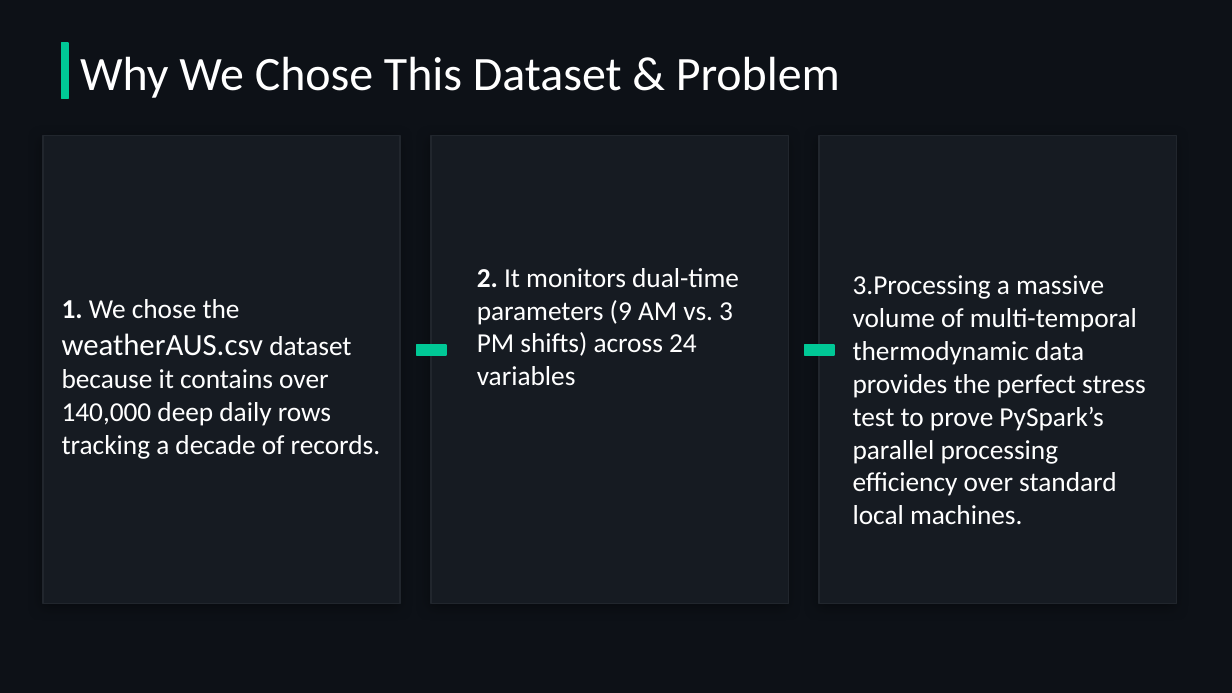
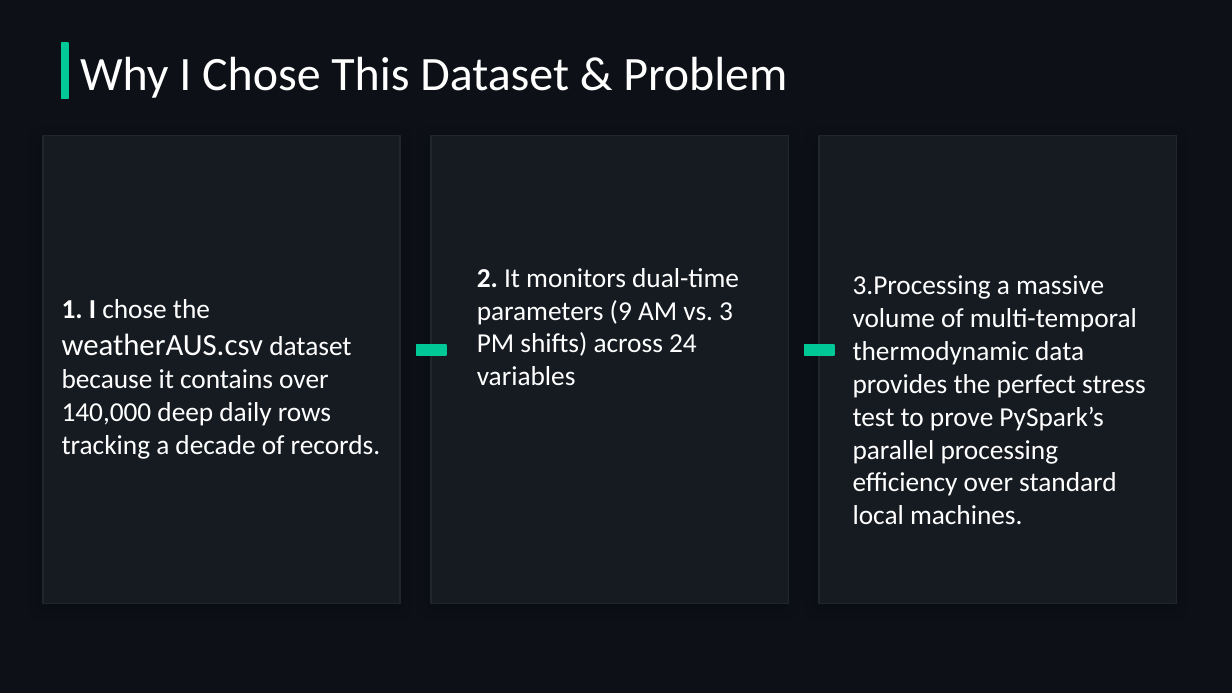
Before and after one commit to alexxksh/Big-Data-Weather-Analysis, a slide deck: slide 4 of weather_pipeline.pptx. Drawn at 1232x693 pixels with LibreOffice and Linux fonts; fonts in the diff are those of the drawing. Boxes give left, top, right and bottom in pixels: in the first picture for what was removed or moved away, otherwise in the second. Text is boxed around its words. In the diff, an @@ line names an element or a change of style, - is before the commit and + after.

```diff
--- a/weather_pipeline.pptx
+++ b/weather_pipeline.pptx
@@ text at [80, 56, 787, 98]: text changed @@
-Why We Chose This Dataset & Problem
+Why I Chose This Dataset & Problem
@@ text at [62, 299, 380, 459]: text changed @@
-1. We chose the weatherAUS.csv dataset because it contains over 140,000 deep daily rows tracking a decade of records.
+1. I chose the weatherAUS.csv dataset because it contains over 140,000 deep daily rows tracking a decade of records.
```
Also in this commit, not shown: 3 other slides changed.
